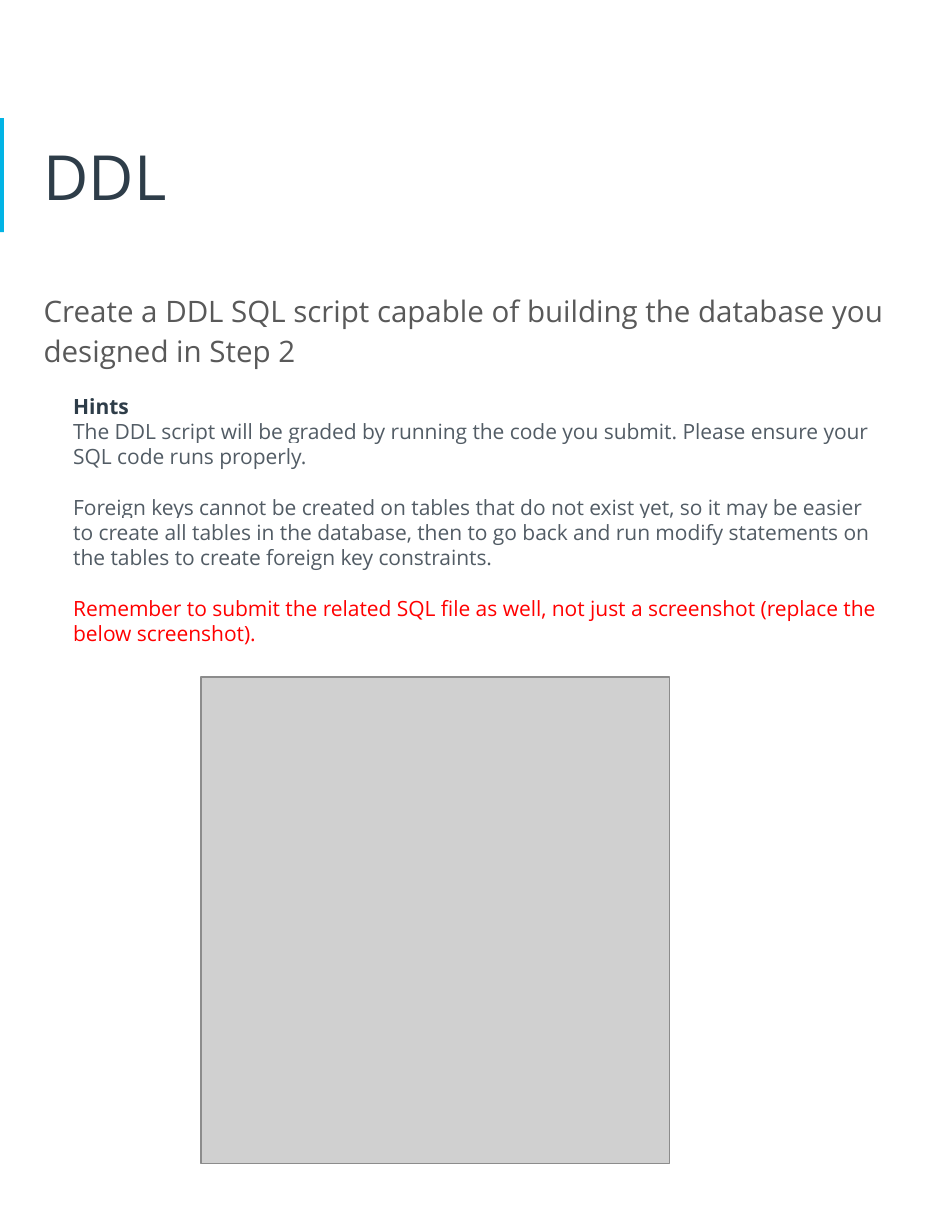
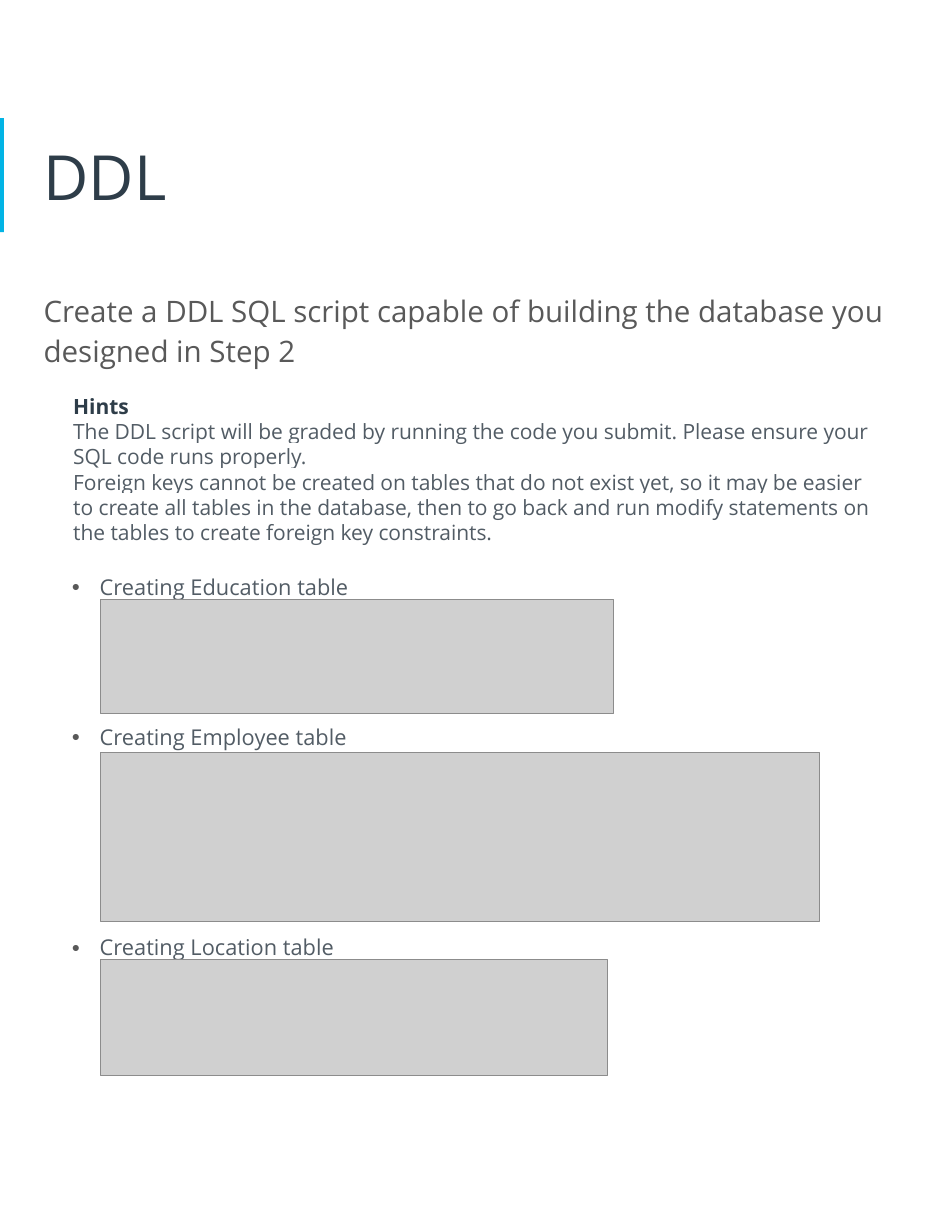
Before and after one commit to LeoArruda/UdacityHRDatabase, a slide deck: slide 16 of Docs/HR Database Proposal.pptx (slide 17 before the commit). Drawn at 952x1232 pixels with LibreOffice and Linux fonts; fonts in the diff are those of the drawing; grey boxes stand for pictures. Boxes give left, top, right and bottom in pixels: in the first picture for what was removed or moved away, otherwise in the second. Text is boxed around its words. In the diff, an @@ line names an element or a change of style, - is before the commit and + after.

```diff
--- a/Docs/HR Database Proposal.pptx
+++ b/Docs/HR Database Proposal.pptx
@@ text at box(100, 578, 348, 962): text changed; size 13.5 to 14 pt; text colour #FF0000 to #525C65 @@
-Remember to submit the related SQL file as well, not just a screenshot (replace the below screenshot).
+● Creating Education table
+● Creating Employee table
+● Creating Location table
@@ picture added at box(101, 599, 614, 713) @@
@@ picture removed at box(202, 678, 670, 1164) @@
@@ picture added at box(101, 753, 820, 922) @@
@@ picture added at box(101, 960, 608, 1075) @@
```
Also in this commit, not shown: 15 other slides changed, 2 slides added, 1 slide removed, 5 other files.
